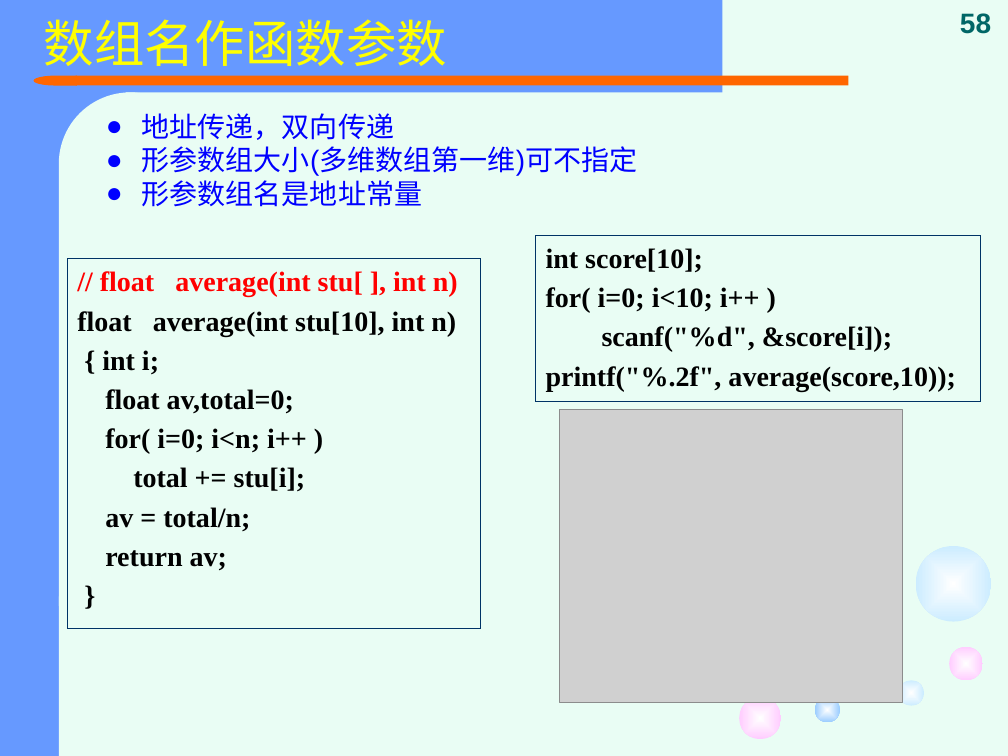
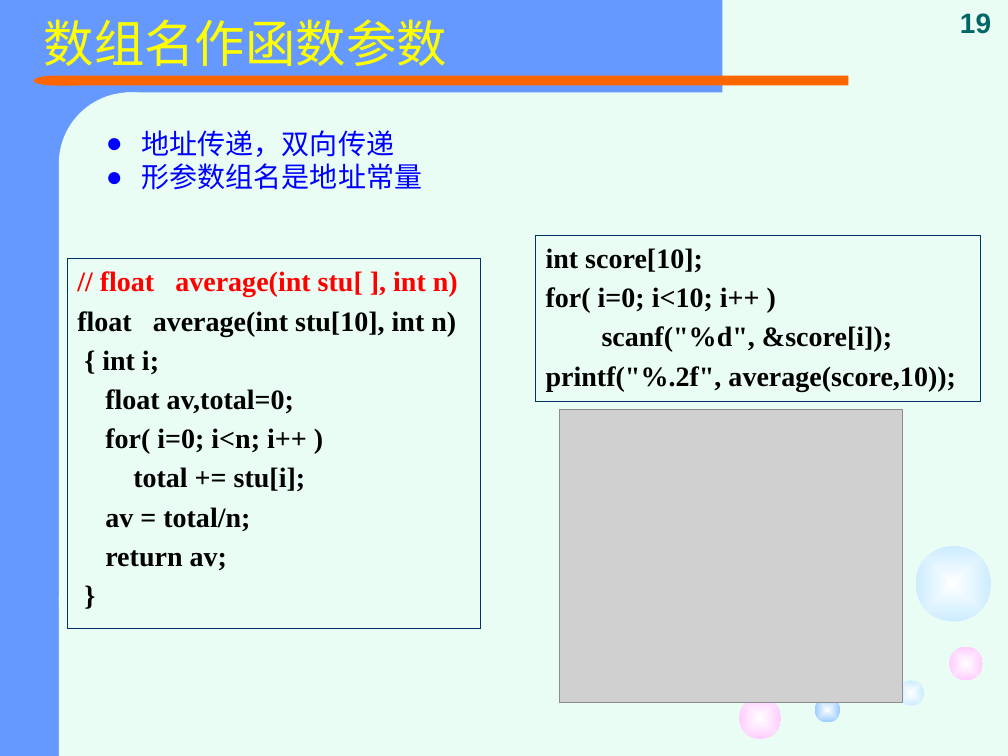
Before and after one commit to jtrfid/C-Repositories, a slide deck: slide 19 of 2015备课/课件/复习.pptx (slide 58 before the commit). Drawn at 1008x756 pixels with LibreOffice and Linux fonts; fonts in the diff are those of the drawing; grey boxes stand for pictures. Boxes give left, top, right and bottom in pixels: in the first picture for what was removed or moved away, otherwise in the second. Text is boxed around its words. In the diff, an @@ line names an element or a change of style, - is before the commit and + after.

```diff
--- a/2015备课/课件/复习.pptx
+++ b/2015备课/课件/复习.pptx
@@ page number at [960, 13, 991, 34]: text changed @@
-58
+19
@@ text at [142, 146, 638, 176]: paragraph removed @@
-● 形参数组大小(多维数组第一维)可不指定
```
Also in this commit, not shown: 4 other slides changed, 4 slides added, 49 slides removed.
